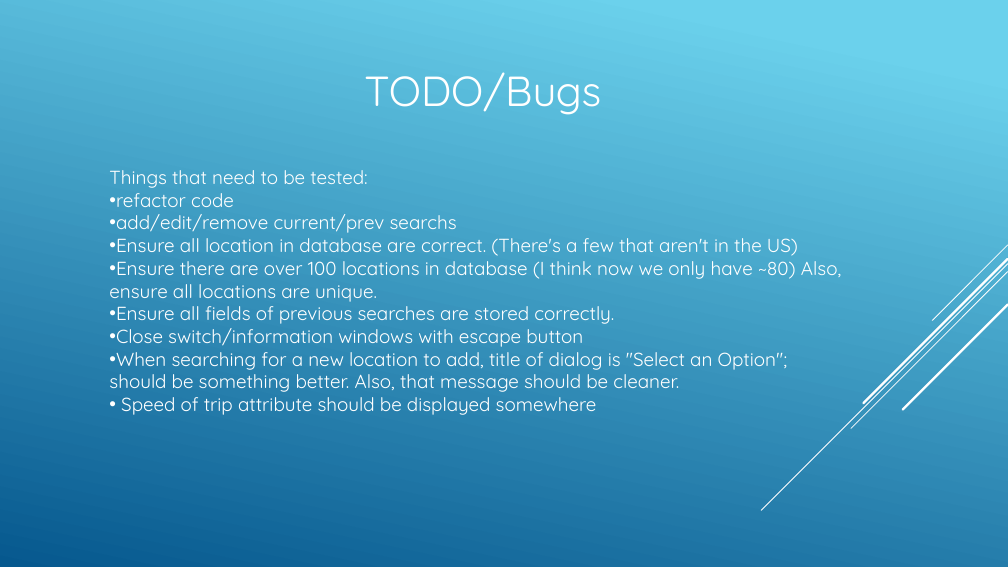
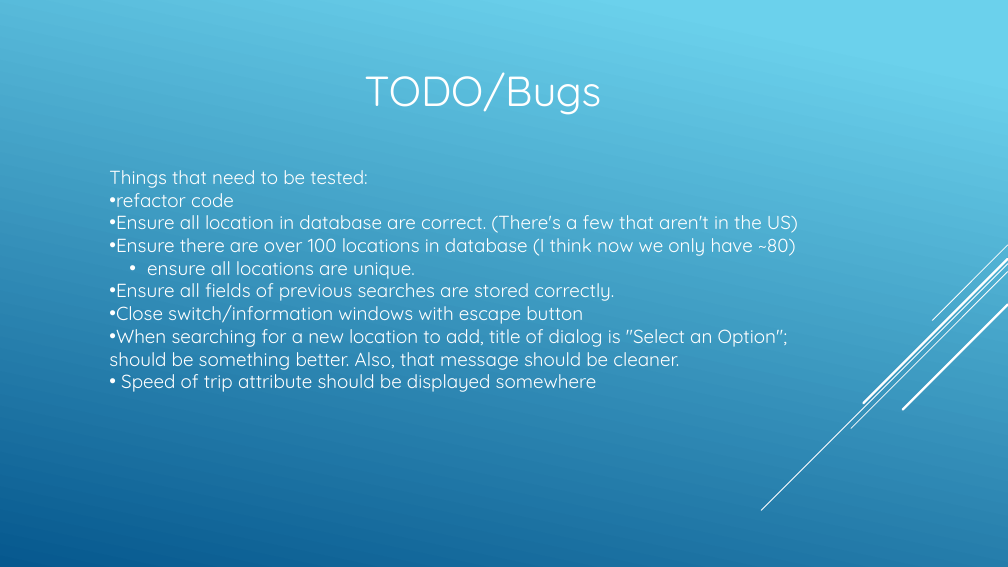
Before and after one commit to spawndys/Cava, a slide deck: slide 11 of Presentation.pptx. Drawn at 1008x567 pixels with LibreOffice and Linux fonts; fonts in the diff are those of the drawing. Boxes give left, top, right and bottom in pixels: in the first picture for what was removed or moved away, otherwise in the second. Text is boxed around its words. In the diff, an @@ line names an element or a change of style, - is before the commit and + after.

```diff
--- a/Presentation.pptx
+++ b/Presentation.pptx
@@ text at (x1=116, y1=214, x2=457, y2=233): paragraph removed @@
-• add/edit/remove current/prev searchs
@@ text at (x1=116, y1=232, x2=796, y2=279): text changed @@
-• Ensure there are over 100 locations in database (I think now we only have ~80) Also, ensure all locations are unique.
+• Ensure there are over 100 locations in database (I think now we only have ~80)
+  • ensure all locations are unique.
```
Also in this commit, not shown: 1 other slide changed.
